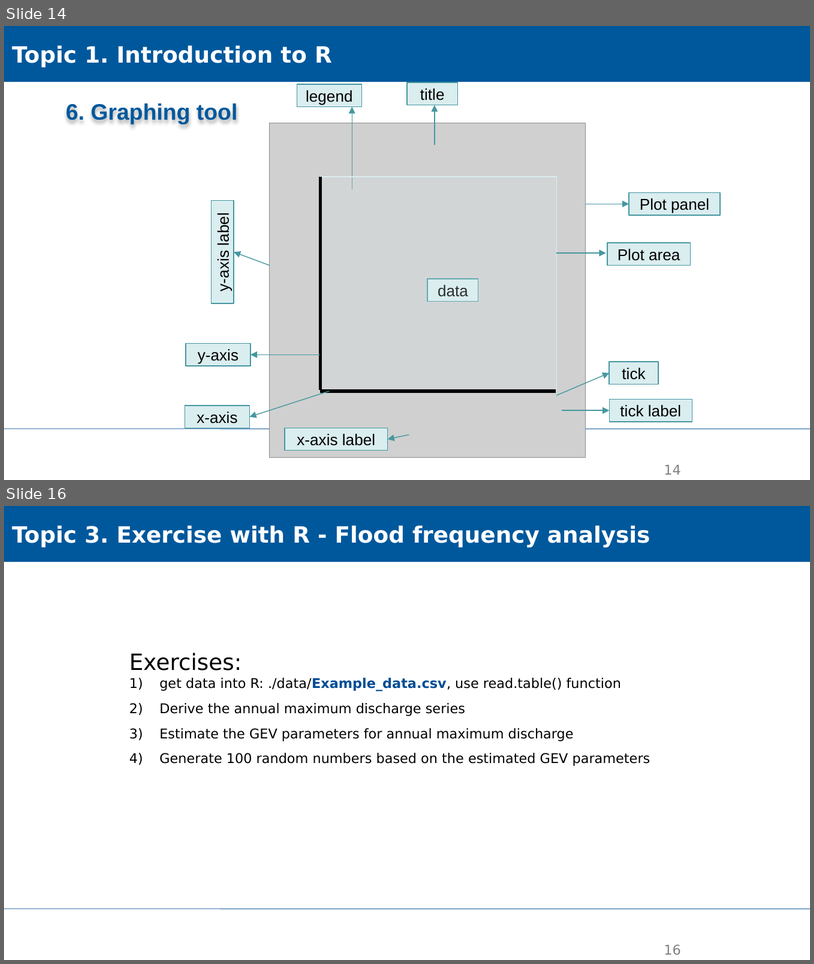
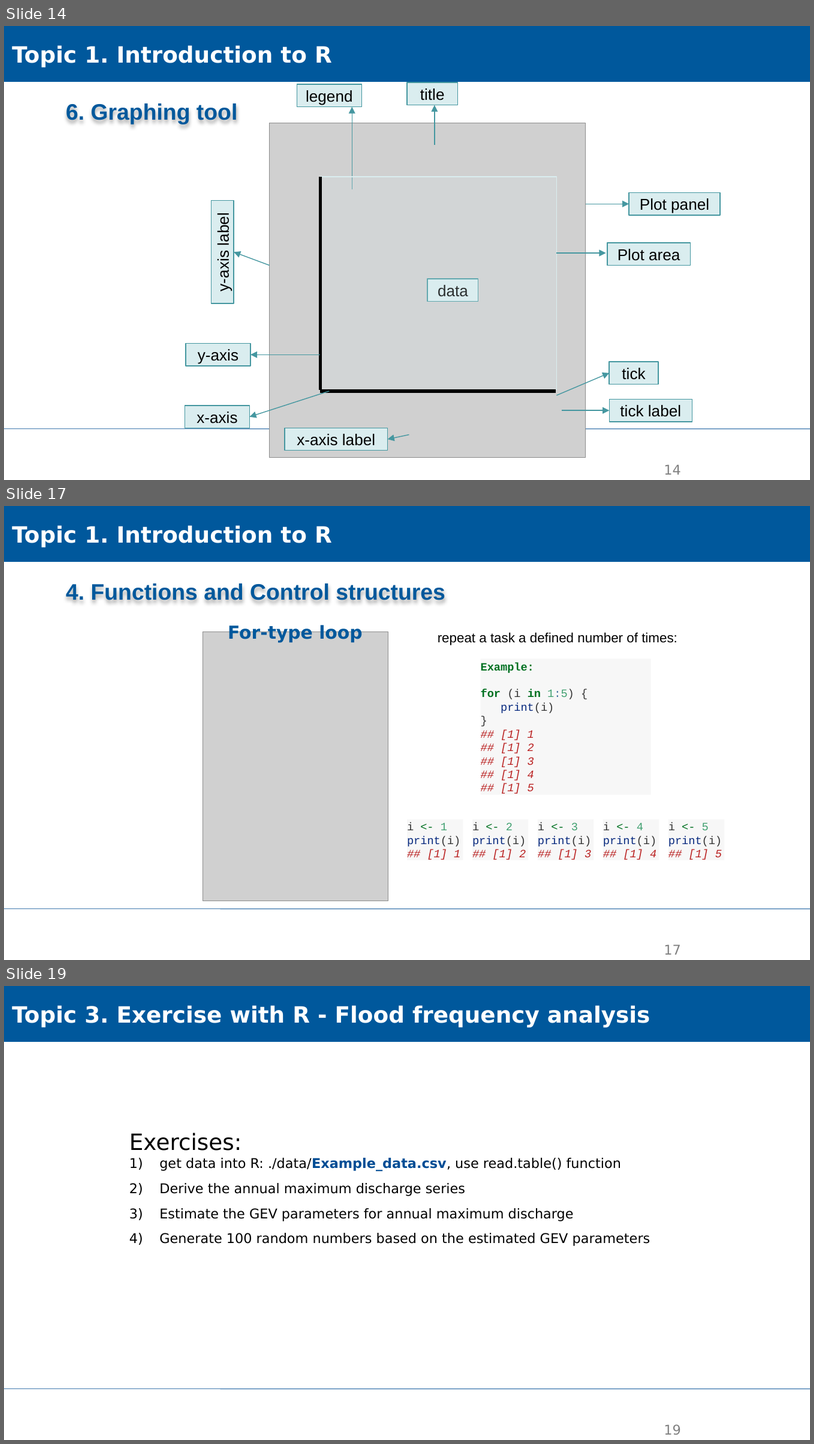
Before and after one commit to XiaoxiangGuanGFZ/FloodRiskSeminar, a slide deck: slides/FRS_exercise_R.pptx. Shown one above the other, each under a label of ours: slides 14 and 16 before the commit, slides 14, 17 and 19 after it; the slides between them are not shown. The pictures are 814x964 and 814x1444 pixels, drawn with LibreOffice and Linux fonts; fonts in the diff are those of the drawing; grey boxes stand for pictures; background and template pictures are left out. Boxes give left, top, right and bottom in pixels: in the first picture for what was removed or moved away, otherwise in the second. Text is boxed around its words. In the diff, an @@ line names an element or a change of style, - is before the commit and + after.

```diff
--- a/slides/FRS_exercise_R.pptx
+++ b/slides/FRS_exercise_R.pptx
@@ slide 17 added at bbox=[4, 506, 810, 960], background #FFFFFF; not listed: 1 template element that a slide beside it also shows @@
@@ rectangle added at bbox=[4, 506, 810, 562], fill #00589C, outline #00589C 0.75 pt, 20 pt, text #FFFFFF, bold @@
+Topic 1. Introduction to R
@@ text added at bbox=[66, 583, 446, 600], 20 pt, text #00589C, bold @@
+4. Functions and Control structures
@@ text added at bbox=[228, 624, 362, 642], 16 pt, text #00589C, bold @@
+For-type loop
@@ picture added at bbox=[203, 632, 389, 900] @@
@@ text added at bbox=[438, 632, 678, 645], 12 pt, text #000000 @@
+repeat a task a defined number of times:
@@ rectangle added at bbox=[480, 658, 651, 794], fill #F7F7F7, 10 pt, text #BA2121, italic @@
+Example:
+for (i in 1:5) {
+print(i)
+}
+## [1] 1
+## [1] 2
+## [1] 3
+## [1] 4
+## [1] 5
@@ rectangle added at bbox=[407, 819, 463, 859], fill #F7F7F7, 10 pt, text #BA2121 @@
+i <- 1
+print(i)
+## [1] 1
@@ rectangle added at bbox=[473, 819, 528, 859], fill #F7F7F7, 10 pt, text #BA2121 @@
+i <- 2
+print(i)
+## [1] 2
@@ rectangle added at bbox=[538, 819, 593, 859], fill #F7F7F7, 10 pt, text #BA2121 @@
+i <- 3
+print(i)
+## [1] 3
@@ rectangle added at bbox=[603, 819, 659, 859], fill #F7F7F7, 10 pt, text #BA2121 @@
+i <- 4
+print(i)
+## [1] 4
@@ rectangle added at bbox=[668, 819, 724, 859], fill #F7F7F7, 10 pt, text #BA2121 @@
+i <- 5
+print(i)
+## [1] 5
@@ page number added at bbox=[664, 945, 681, 954], 12 pt, text #808080 @@
+17
@@ what was slide 16 is now slide 19 @@
@@ page number at bbox=[664, 1424, 681, 1434]: text changed @@
-16
+19
```
Also in this commit, not shown: 5 other slides added, 1 slide removed.
